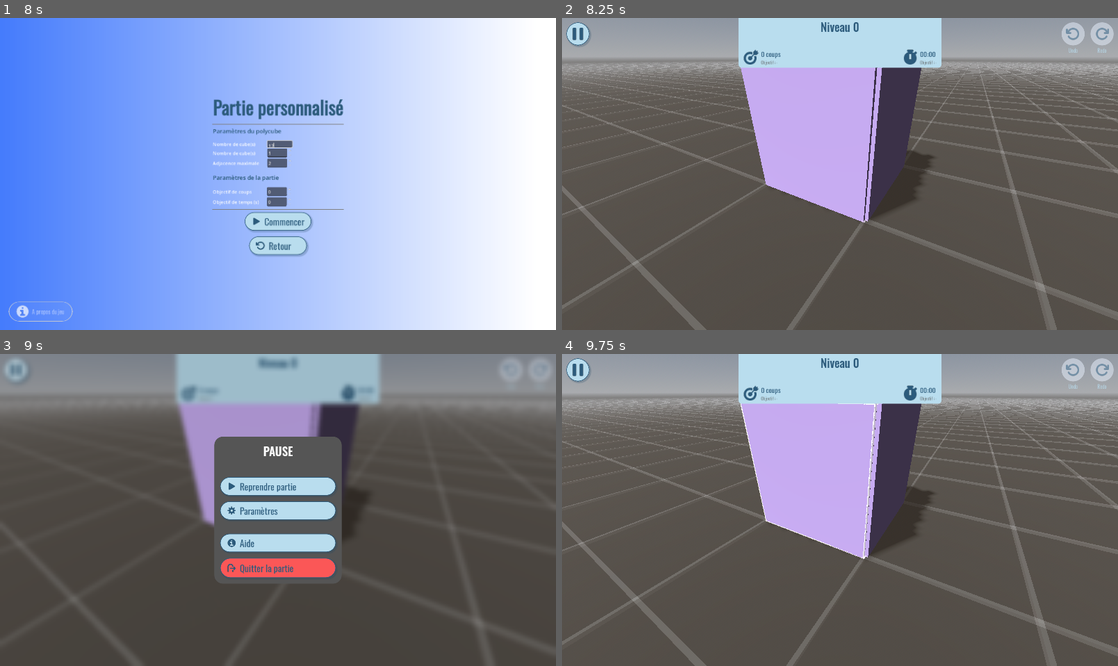
Above: before the commit, frames 1-4 (two rows, left to right).
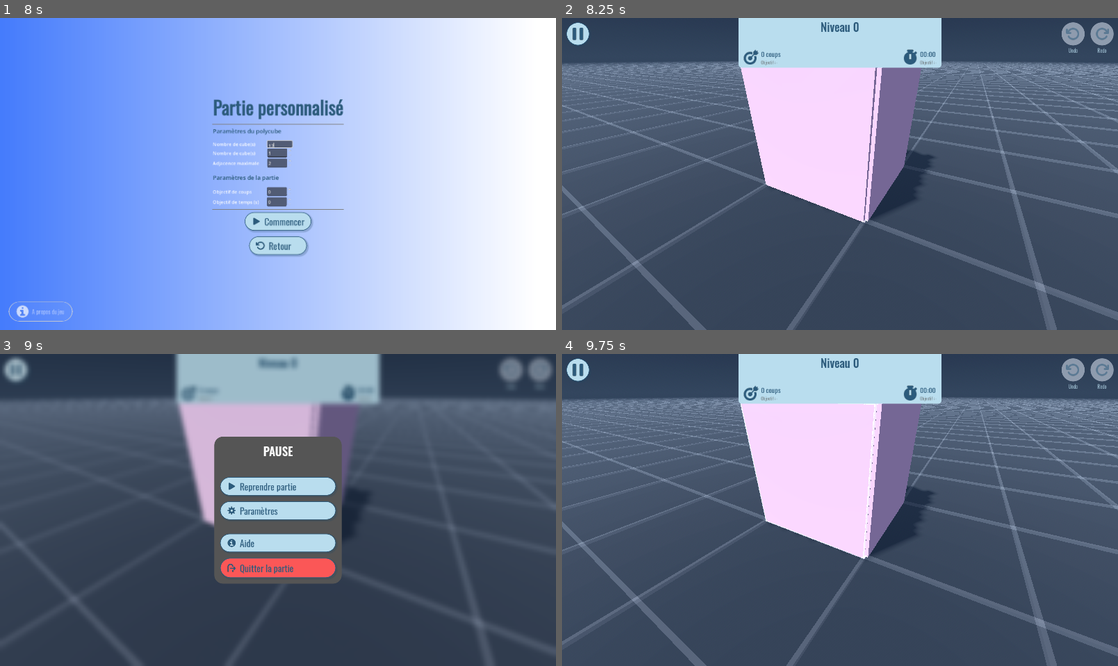
Above: after the commit, the same moments.

Repository: Turnute/PolyFold
Game: Godot game, scene res://scenes/interfaces/Menu.tscn
Same seed, same stepped clock (60 frames per second), same inputs: the game is played once before the commit and once after it.
Inputs (mouse positions are in pixels of both pictures, inside the frame that each line leads up to):
- Up to frame 1 (8 s): click "Jouer" at 0.5 s; click "Jouer" at 1.25 s; click "Crédits" at 2 s; click "Niveaux" at 2.75 s; click "Retour" at 3.5 s; click "Crédits" at 4.25 s; click "Retour" at 5 s; click "Jouer" at 5.75 s; click "Personnalisé" at 6.5 s; click (278, 142) at 7.27 s; type "12" at 7.35 s
- Up to frame 2 (8.25 s): click "Commencer" at 8 s
- Up to frame 3 (9 s): click (16, 369) at 8.75 s
- Up to frame 4 (9.75 s): click "Reprendre partie" at 9.5 s

Frame 1 is identical in both runs. In frame 2, 87% of the frame differs, in the area x 0-100%, y 0-100%; in frame 3, 35%; in frame 4, 87%.

Commit message:
Tune game scene sky and ambient lighting
Set a darker blue procedural sky and ground, disable the sun, and add cool-toned ambient lighting.

Diff:
--- a/polyfold/scenes/GameScene.tscn
+++ b/polyfold/scenes/GameScene.tscn
@@ -6,8 +6,13 @@
 [ext_resource type="PackedScene" uid="uid://va0armxu1gj0" path="res://prefabs/folding_plane.tscn" id="4_18ig4"]
 
 [sub_resource type="ProceduralSkyMaterial" id="ProceduralSkyMaterial_xy3my"]
-sky_horizon_color = Color(0.66224277, 0.6717428, 0.6867428, 1)
-ground_horizon_color = Color(0.66224277, 0.6717428, 0.6867428, 1)
+sky_top_color = Color(0.09019608, 0.13725491, 0.21960784, 1)
+sky_horizon_color = Color(0.20784314, 0.27450982, 0.36862746, 1)
+sky_curve = 0.2
+ground_bottom_color = Color(0.1254902, 0.17254902, 0.2509804, 1)
+ground_horizon_color = Color(0.20784314, 0.27450982, 0.36862746, 1)
+ground_curve = 0.2
+sun_angle_max = 0.0
 
 [sub_resource type="Sky" id="Sky_cxv17"]
 sky_material = SubResource("ProceduralSkyMaterial_xy3my")
@@ -15,6 +20,9 @@
 [sub_resource type="Environment" id="Environment_18ig4"]
 background_mode = 2
 sky = SubResource("Sky_cxv17")
+ambient_light_source = 2
+ambient_light_color = Color(0.8627451, 0.8980392, 0.9607843, 1)
+ambient_light_energy = 0.5
 glow_enabled = true
 
 [node name="Node3D" type="Node3D" unique_id=453980180]
